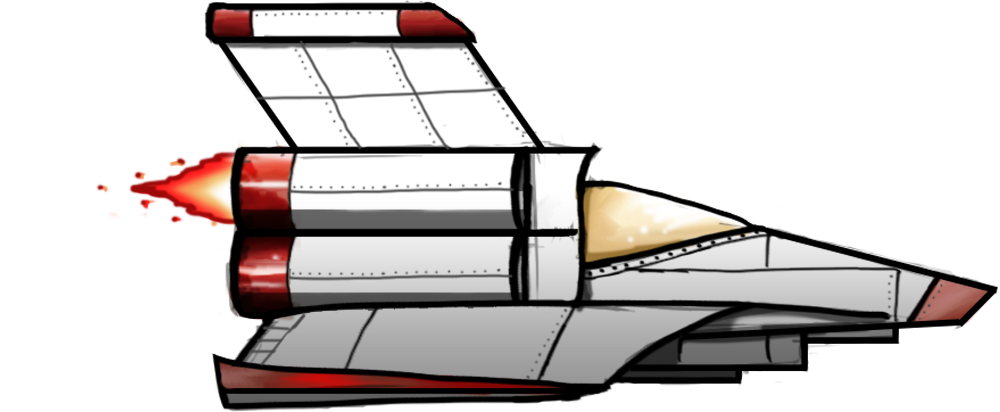
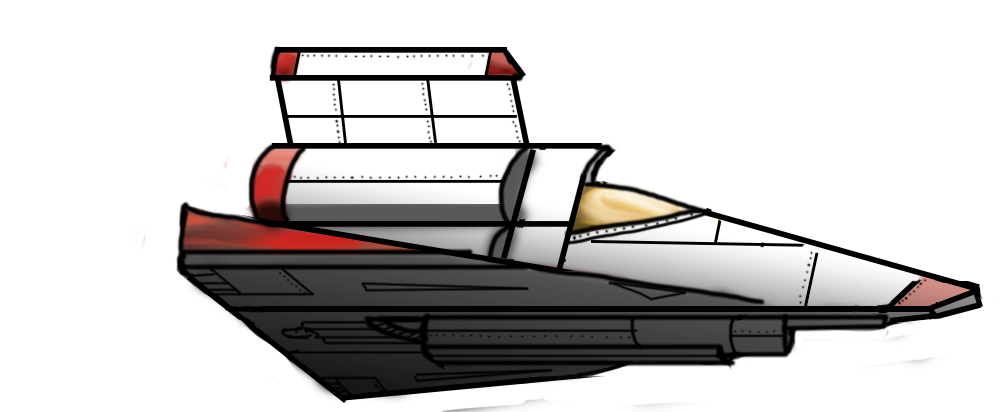
Before/after of a 1000×412 layered artwork. What changed in the layer stack:
added group "up1" with 5 layers above "normal" over [129, 0, 999, 412]
added layer "Shape 35" in group "up1" over [175, 44, 984, 403]
added layer "shadow" (1st of 2, in "up1") in group "up1" over [241, 137, 548, 281]
added layer "cockpit" in group "up1" over [565, 176, 686, 236]
added layer "redshade" in group "up1" over [129, 48, 526, 265]
added layer "baseColour" in group "up1" over [175, 0, 999, 412]
moved "lines" into group "normal" over [203, 0, 999, 411]
moved "shadow" (2nd of 2, in "normal") into group "normal" over [218, 35, 890, 382]
moved "engineshadow" into group "normal" over [219, 39, 321, 323]
moved "engineshading" into group "normal" over [205, 1, 998, 396]
moved "cockpitshading" into group "normal" over [559, 157, 787, 270]
moved "baseColours" into group "normal" over [205, 1, 995, 412]
hid group "flame" (3 layers) over [95, 140, 257, 251]
moved "Layer 2" into group "flame" over [95, 150, 241, 227]
moved "Layer 1" into group "flame" over [96, 140, 257, 251]
